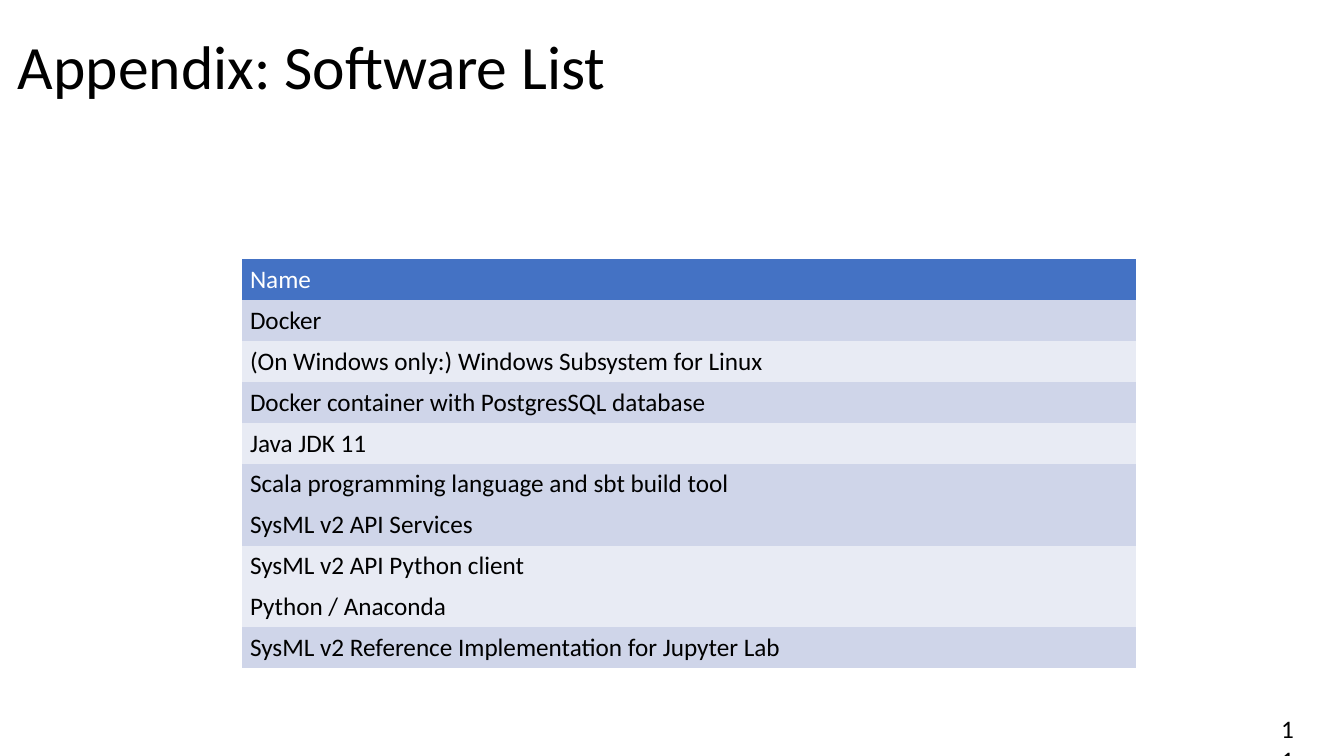
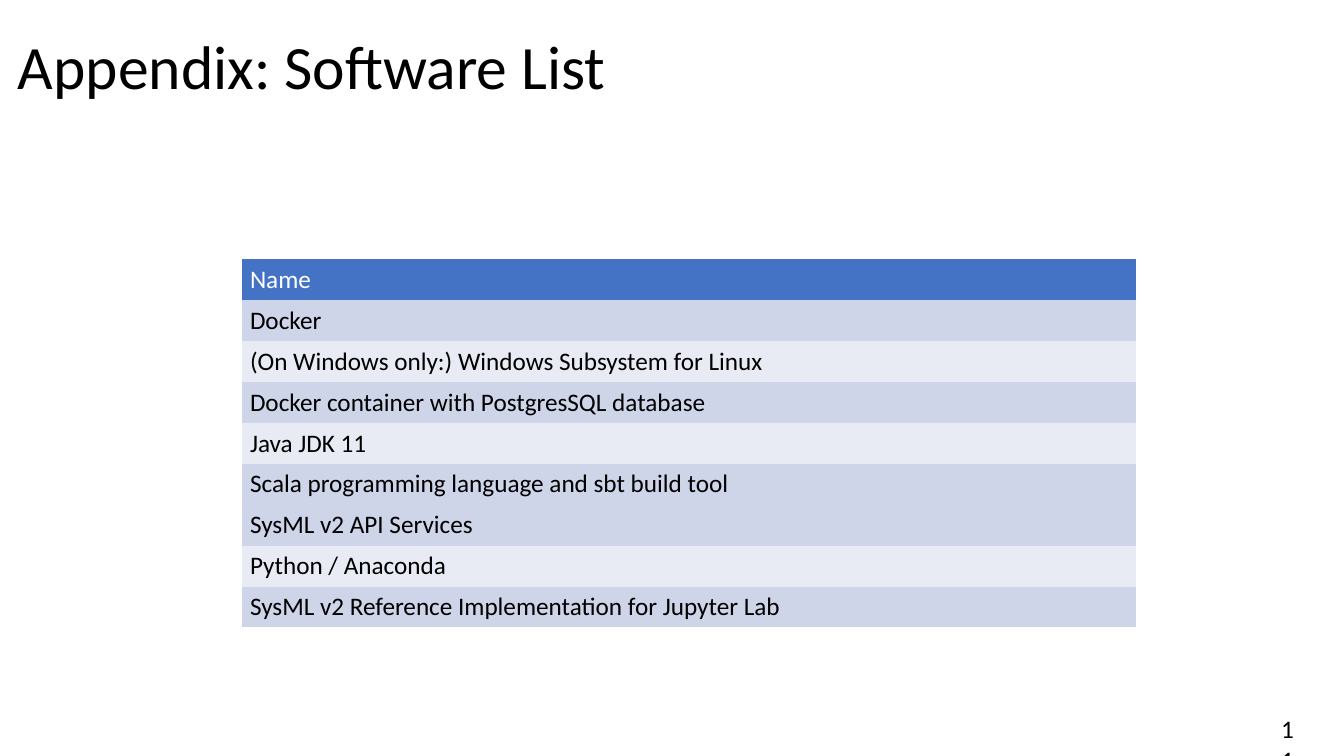
Before and after one commit to GfSE/fas4sysmlv2, a slide deck: slide 11 of doc/tech-docs/sysmlv2-pilot/fas4sysmlv2.odp. Drawn at 1344x756 pixels with LibreOffice and Linux fonts; fonts in the diff are those of the drawing. Boxes give left, top, right and bottom in pixels: in the first picture for what was removed or moved away, otherwise in the second. Text is boxed around its words. In the diff, an @@ line names an element or a change of style, - is before the commit and + after.

```diff
--- a/doc/tech-docs/sysmlv2-pilot/fas4sysmlv2.odp
+++ b/doc/tech-docs/sysmlv2-pilot/fas4sysmlv2.odp
@@ table at <box>243,259,1136,623</box> @@
-row 8: SysML v2 API Python client
```
Also in this commit, not shown: 1 other slide changed, 2 other files.
